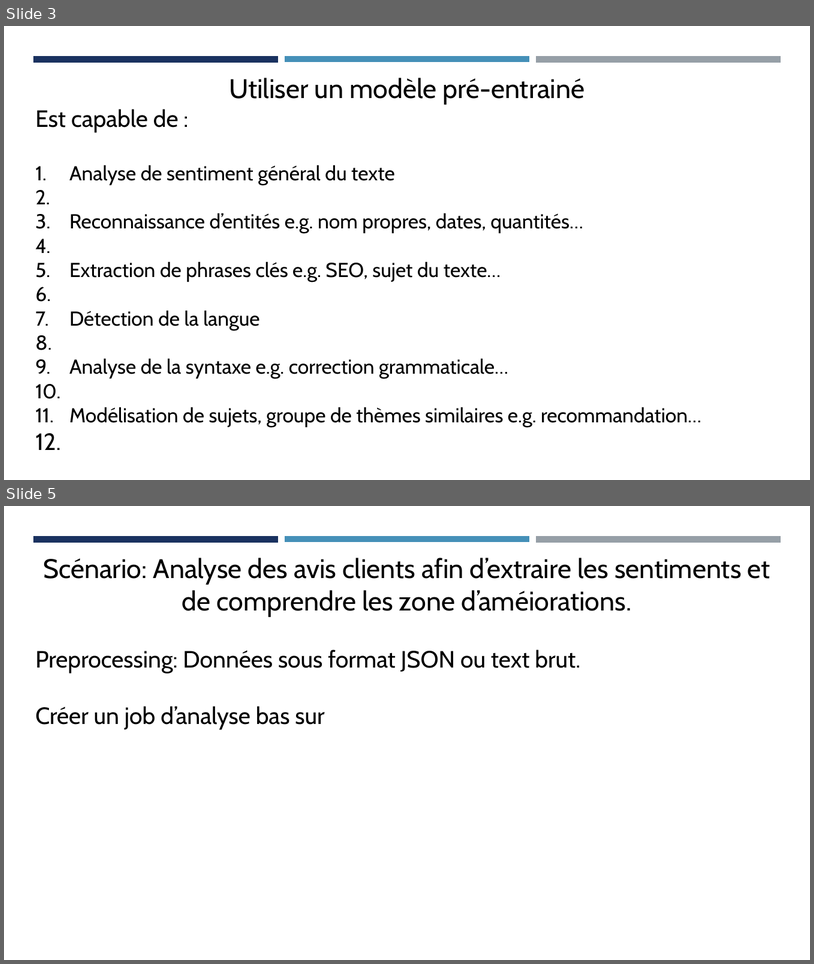
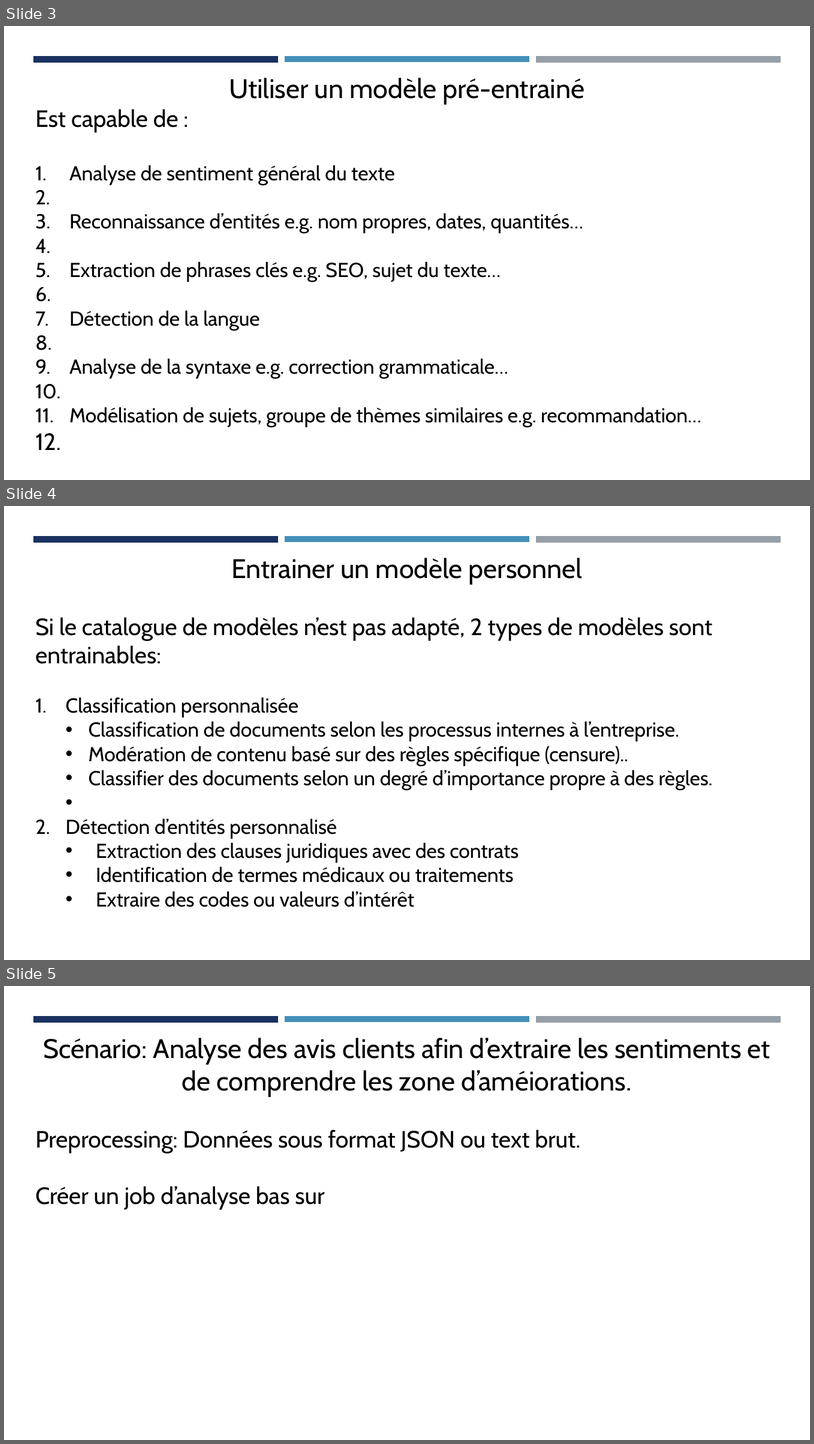
Before and after one commit to Jmuhleman/pw_CLD, a slide deck: workshop/AWS Comprehend.odp. Shown one above the other, each under a label of ours: slides 3 and 5 before the commit, slides 3, 4 and 5 after it; the slides between them are not shown. The pictures are 814x964 and 814x1444 pixels, drawn with LibreOffice and Linux fonts; fonts in the diff are those of the drawing. Boxes give left, top, right and bottom in pixels: in the first picture for what was removed or moved away, otherwise in the second. Text is boxed around its words. In the diff, an @@ line names an element or a change of style, - is before the commit and + after.

Commit message:
progress

```diff
--- a/workshop/AWS Comprehend.odp
+++ b/workshop/AWS Comprehend.odp
@@ slide 4 added at [4,506,810,960], background #FFFFFF; not listed: 3 template elements that a slide beside it also shows @@
@@ text added at [35,558,713,907], 24 pt, text #000000 @@
+Entrainer un modèle personnel
+Si le catalogue de modèles n’est pas adapté, 2 types de modèles sont entrainables:
+1. Classification personnalisée
+  • Classification de documents selon les processus internes à l’entreprise.
+  • Modération de contenu basé sur des règles spécifique (censure)..
+  • Classifier des documents selon un degré d’importance propre à des règles.
+2. Détection d’entités personnalisé
+  • Extraction des clauses juridiques avec des contrats
+  • Identification de termes médicaux ou traitements
+  • Extraire des codes ou valeurs d’intérêt
```
Also in this commit, not shown: 1 slide removed.
